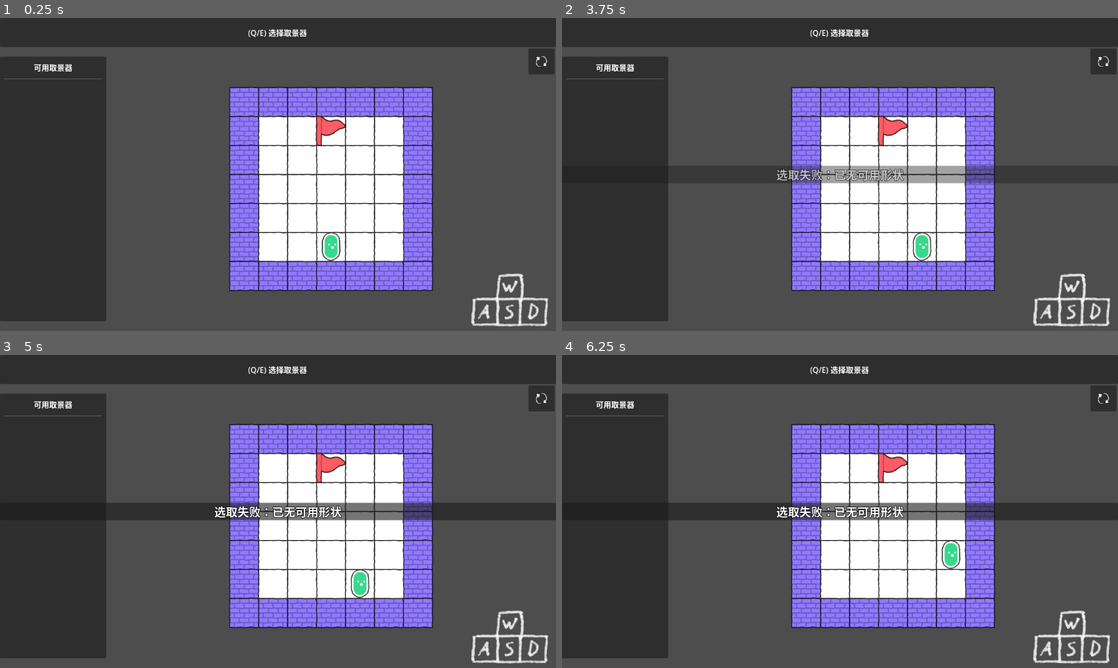
Above: before the commit, frames 1-4 (two rows, left to right).
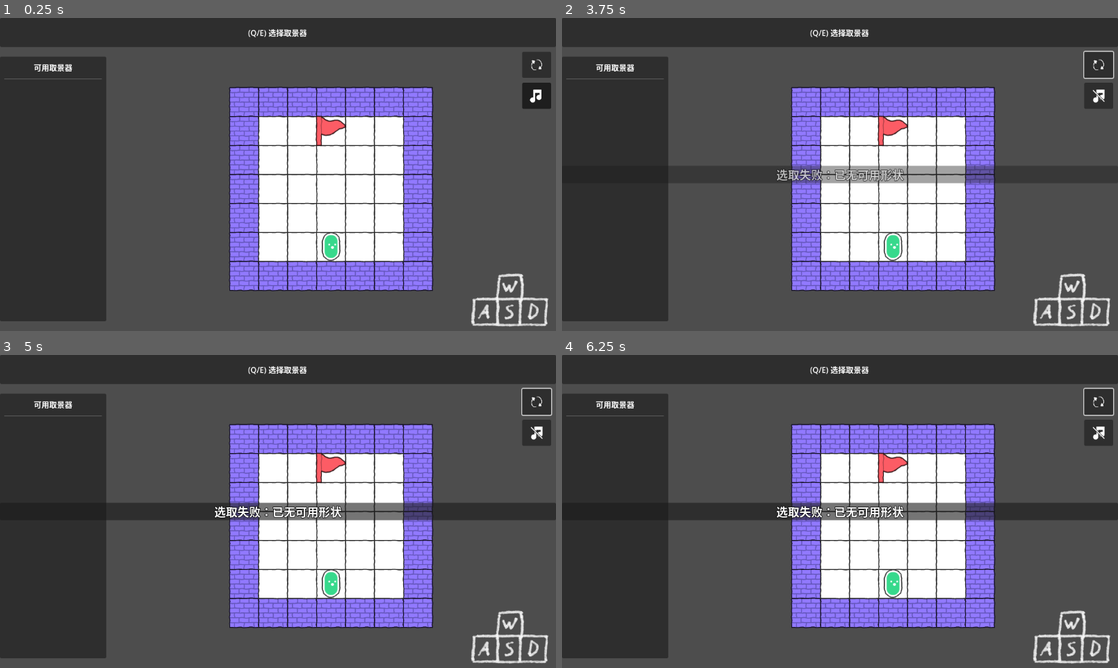
Above: after the commit, the same moments.

Repository: 494311870/jam-mask
Game: Godot game, scene res://scenes/main.tscn
Two runs of this game, one before a commit and one after it. Both use one fixed random seed, a clock stepped at 60 frames per second and the inputs below.
Inputs (mouse positions are in pixels of both pictures, inside the frame that each line leads up to; where the layout moved, square brackets give the same spot in the first picture):
- Up to frame 1 (0.25 s): no input
- Up to frame 2 (3.75 s): click (1101, 64) [1101, 61] at 0.5 s; click (1101, 96) at 1.27 s; click (1101, 64) [1101, 61] at 2 s; click (1101, 64) [1101, 61] at 2.75 s; tap Enter at 3.5 s; move the mouse to (962, 158) at 3.52 s; hold D (move_right) from 3.53 s (still down); tap Q at 3.6 s; click (962, 158) at 3.67 s
- Up to frame 3 (5 s): tap Space at 4.25 s; move the mouse to (166, 527) at 4.27 s; release D (move_right) at 4.28 s; hold S (move_down) from 4.28 s (still down); tap E at 4.35 s
- Up to frame 4 (6.25 s): tap Enter at 5 s; move the mouse to (895, 442) at 5.02 s; release S (move_down) at 5.03 s; hold D (move_right) 5.03-5.78 s; tap Q at 5.1 s; tap Space at 5.75 s; move the mouse to (812, 574) at 5.77 s; hold W (move_up) from 5.78 s (still down); tap E at 5.85 s; click (812, 574) at 5.92 s

The runs differ from the first frame. In frame 1, 0.7% of the frame differs, in the area x 93-100%, y 9-30%; in frame 2, 1.2%; in frame 3, 1.2%; in frame 4, 1.2%, in the area x 57-100%, y 9-78%.

Commit message:
feat: 添加音乐 音乐按钮
- Imported audio file "Heartbeats - Bossanova" as an Ogg Vorbis stream.
- Added UI assets for music toggle buttons: "Music-On" and "Music-Off" PNG images.
- Implemented MainUI script to handle button interactions for restarting the level and toggling audio playback.
- Connected button signals to respective functions for managing game state and audio playback.

Diff:
--- a/scenes/main.tscn
+++ b/scenes/main.tscn
@@ -3,6 +3,10 @@
 [ext_resource type="Script" uid="uid://bfh2pqvdsqb0l" path="res://scenes/main.gd" id="1_main"]
 [ext_resource type="PackedScene" uid="uid://bfvtfqii1ytgf" path="res://scenes/viewfinder/viewfinder_system.tscn" id="2_vfs"]
 [ext_resource type="Texture2D" uid="uid://cwyw7tog31de7" path="res://art/ui/WasdKeys1.png" id="4_jyhfs"]
+[ext_resource type="AudioStream" uid="uid://dmib4rfpoqlrv" path="res://art/audio/DavidKBD - Tropical Pack - 03 - Heartbeats - Bossanova.ogg" id="5_tbgi4"]
+[ext_resource type="Script" uid="uid://dqhtv8otmp3dc" path="res://scenes/main_ui.gd" id="6_main_ui"]
+[ext_resource type="Texture2D" uid="uid://bwhskl0nr5eqt" path="res://art/ui/DoubleCircleArrows1.png" id="7_restart_icon"]
+[ext_resource type="Texture2D" uid="uid://bfd3yfqef0wpd" path="res://art/ui/Music-On.png" id="8_music_on"]
 
 [node name="Main" type="Node2D"]
 script = ExtResource("1_main")
@@ -42,3 +46,63 @@
 texture = ExtResource("4_jyhfs")
 expand_mode = 1
 stretch_mode = 5
+
+[node name="MainUI" type="CanvasLayer" parent="."]
+script = ExtResource("6_main_ui")
+
+[node name="VBoxContainer" type="VBoxContainer" parent="MainUI"]
+anchors_preset = 1
+anchor_left = 1.0
+anchor_right = 1.0
+offset_left = -70.0
+offset_top = 70.0
+offset_right = -10.0
+offset_bottom = 190.0
+grow_horizontal = 0
+theme_override_constants/separation = 10
+
+[node name="BtnRestart" type="Button" parent="MainUI/VBoxContainer"]
+unique_name_in_owner = true
+custom_minimum_size = Vector2(54, 54)
+layout_mode = 2
+
+[node name="TextureRect" type="TextureRect" parent="MainUI/VBoxContainer/BtnRestart"]
+layout_mode = 1
+anchors_preset = 15
+anchor_right = 1.0
+anchor_bottom = 1.0
+grow_horizontal = 2
+grow_vertical = 2
+texture = ExtResource("7_restart_icon")
+expand_mode = 1
+stretch_mode = 5
+
+[node name="BtnAudio" type="Button" parent="MainUI/VBoxContainer"]
+unique_name_in_owner = true
+custom_minimum_size = Vector2(54, 54)
+layout_mode = 2
+toggle_mode = true
+button_pressed = true
+
+[node name="MusicIcon" type="TextureRect" parent="MainUI/VBoxContainer/BtnAudio"]
+unique_name_in_owner = true
+custom_minimum_size = Vector2(30, 27)
+layout_mode = 1
+anchors_preset = 8
+anchor_left = 0.5
+anchor_top = 0.5
+anchor_right = 0.5
+anchor_bottom = 0.5
+offset_left = -15.0
+offset_top = -13.5
+offset_right = 15.0
+offset_bottom = 13.5
+grow_horizontal = 2
+grow_vertical = 2
+texture = ExtResource("8_music_on")
+expand_mode = 1
+stretch_mode = 5
+
+[node name="AudioStreamPlayer2D" type="AudioStreamPlayer2D" parent="."]
+stream = ExtResource("5_tbgi4")
+autoplay = true
--- /dev/null
+++ b/scenes/main_ui.gd
@@ -0,0 +1,30 @@
+class_name MainUI
+extends CanvasLayer
+
+const ICON_MUSIC_ON = preload("res://art/ui/Music-On.png")
+const ICON_MUSIC_OFF = preload("res://art/ui/Music-Off.png")
+
+@onready var btn_restart: Button = %BtnRestart
+@onready var btn_audio: Button = %BtnAudio
+@onready var music_icon: TextureRect = %MusicIcon
+
+func _ready() -> void:
+	btn_restart.pressed.connect(_on_btn_restart_pressed)
+	btn_audio.toggled.connect(_on_btn_audio_toggled)
+
+	# 初始化按钮状态
+	_on_btn_audio_toggled(btn_audio.button_pressed)
+
+func _on_btn_restart_pressed() -> void:
+	var main = get_tree().get_first_node_in_group("game_manager")
+	if main and main.has_method("restart_level"):
+		main.restart_level()
+
+func _on_btn_audio_toggled(is_on: bool) -> void:
+	var main = get_tree().get_first_node_in_group("game_manager")
+	if main:
+		var audio_player = main.get_node_or_null("AudioStreamPlayer2D") as AudioStreamPlayer2D
+		if audio_player:
+			audio_player.playing = is_on
+
+	music_icon.texture = ICON_MUSIC_ON if is_on else ICON_MUSIC_OFF
--- a/scenes/viewfinder/viewfinder_system.gd
+++ b/scenes/viewfinder/viewfinder_system.gd
@@ -48,7 +48,6 @@
 @onready var btn_interact: Button = %BtnInteract
 @onready var btn_select: Button = %BtnSelect
 @onready var btn_move: Button = %BtnMove
-@onready var btn_restart: Button = %BtnRestart
 @onready var label_status: Label = %LabelStatus
 @onready var tip_ui: TipUI = %TipUI
 
@@ -59,13 +58,6 @@
 	btn_interact.pressed.connect(func(): current_mode = Mode.INTERACT)
 	btn_select.pressed.connect(func(): current_mode = Mode.SELECT)
 	btn_move.pressed.connect(func(): current_mode = Mode.MOVE)
-	btn_restart.pressed.connect(restart_level)
-
-## 重启当前关卡
-func restart_level() -> void:
-	var main = get_tree().get_first_node_in_group("game_manager")
-	if main and main.has_method("restart_level"):
-		main.restart_level()
 
 ## 设置当前操作的地图层
 func setup_layers(terrain: TileMapLayer, elements: TileMapLayer, shapes: Array[SelectorShape] = []) -> void:
@@ -121,7 +113,6 @@
 	btn_interact.release_focus()
 	btn_select.release_focus()
 	btn_move.release_focus()
-	btn_restart.release_focus()
 
 	btn_select.disabled = active_shapes.is_empty()
 
--- a/scenes/viewfinder/viewfinder_system.tscn
+++ b/scenes/viewfinder/viewfinder_system.tscn
@@ -76,32 +76,5 @@
 horizontal_alignment = 1
 vertical_alignment = 1
 
-[node name="CenterContainer2" type="CenterContainer" parent="ViewfinderUI/Control/Panel"]
-custom_minimum_size = Vector2(60, 60)
-layout_mode = 1
-anchors_preset = 1
-anchor_left = 1.0
-anchor_right = 1.0
-offset_left = -60.0
-offset_top = 60.0
-offset_bottom = 120.0
-grow_horizontal = 0
-
-[node name="BtnRestart" type="Button" parent="ViewfinderUI/Control/Panel/CenterContainer2"]
-unique_name_in_owner = true
-custom_minimum_size = Vector2(54, 54)
-layout_mode = 2
-
-[node name="TextureRect" type="TextureRect" parent="ViewfinderUI/Control/Panel/CenterContainer2/BtnRestart"]
-layout_mode = 1
-anchors_preset = 15
-anchor_right = 1.0
-anchor_bottom = 1.0
-grow_horizontal = 2
-grow_vertical = 2
-texture = ExtResource("3_gxgj1")
-expand_mode = 1
-stretch_mode = 5
-
 [node name="TipUI" parent="ViewfinderUI" instance=ExtResource("2_tt4el")]
 unique_name_in_owner = true
Not shown, added: art/audio/DavidKBD - Tropical Pack - 03 - Heartbeats - Bossanova.ogg.import
Binary file added: art/ui/Music-Off.png
Not shown, added: art/ui/Music-Off.png.import
Binary file added: art/ui/Music-On.png
Not shown, added: art/ui/Music-On.png.import
Not shown, added: scenes/main_ui.gd.uid
Not shown, added: art/audio/DavidKBD - Tropical Pack - 03 - Heartbeats - Bossanova.ogg
